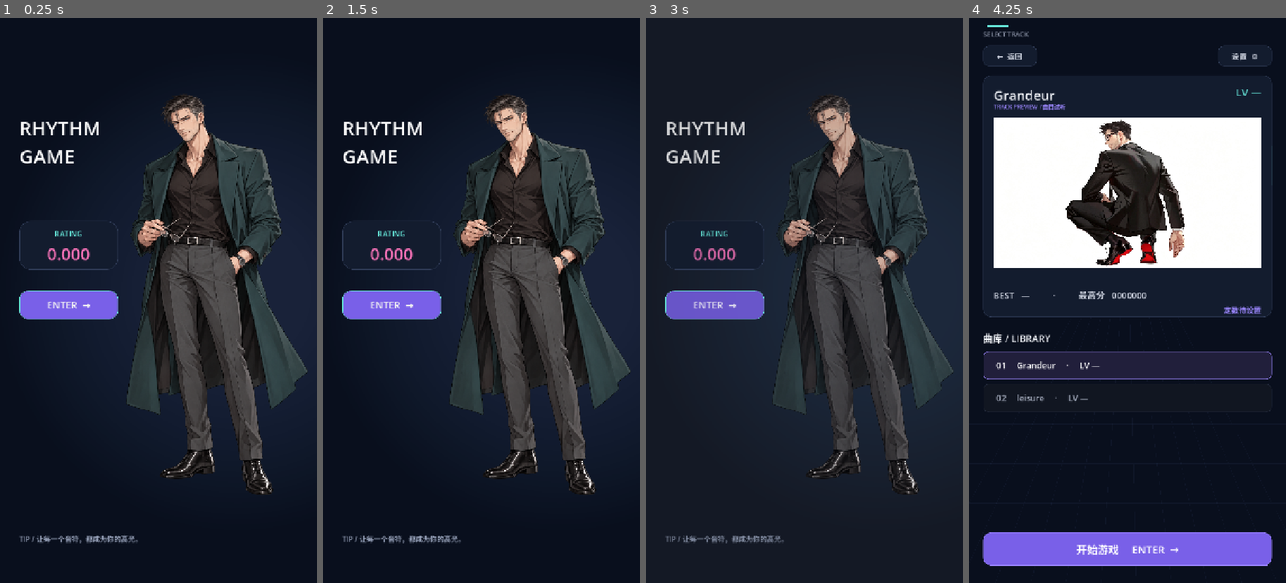
Above: before the commit, frames 1-4 (left to right).
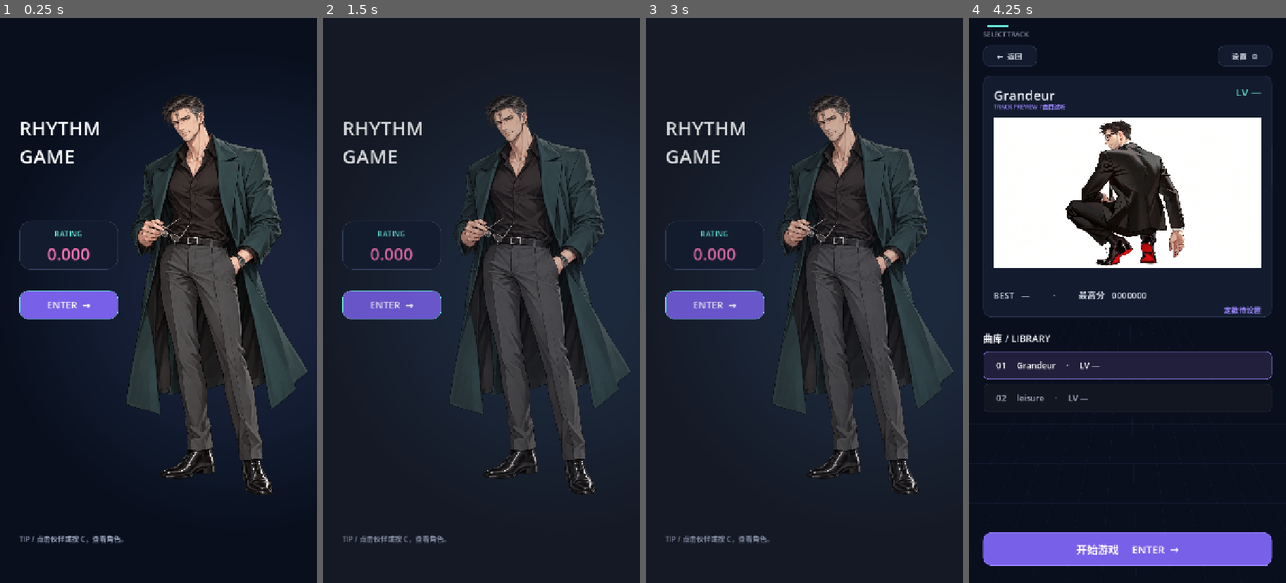
Above: after the commit, the same moments.

Repository: yznhyyg/1
Game: Godot game, scene res://main_menu.tscn
Two runs of this game, one before a commit and one after it. Both use one fixed random seed, a clock stepped at 60 frames per second and the inputs below. This scene is started directly instead of the project's main scene. Sound files missing from this copy of the repository are replaced by a short silence.
Inputs (mouse positions are in pixels of both pictures, inside the frame that each line leads up to):
- Up to frame 1 (0.25 s): no input
- Up to frame 2 (1.5 s): click (538, 294) at 0.52 s; click (364, 63) at 1.25 s, where only the run after the commit has a clickable "← 返回"
- Up to frame 3 (3 s): click "ENTER →" at 2 s; click "← 返回" at 2.75 s
- Up to frame 4 (4.25 s): click "ENTER →" at 3.5 s

The runs differ from the first frame. In frame 1, 0.2% of the frame differs, in the area x 11-44%, y 91-93%; in frame 2, 3.0%, in the area x 6-86%, y 16-93%; in frame 3, 0.2%; in frame 4, nothing differs.

Commit message:
Add extensible character collection and partner selection

Diff:
--- /dev/null
+++ b/characters.gd
@@ -0,0 +1,155 @@
+extends Control
+
+const UI = preload("res://ui/rhythm_ui.gd")
+const Partners = preload("res://partner_system.gd")
+
+var characters: Array[Dictionary] = []
+var selected_id := ""
+var portrait: TextureRect
+var portrait_placeholder: Label
+var name_label: Label
+var title_label: Label
+var quote_label: Label
+var description_label: Label
+var ownership_label: Label
+var count_label: Label
+var status_label: Label
+var action_button: Button
+var list_box: VBoxContainer
+var character_buttons: Array[Button] = []
+
+func _ready() -> void:
+	UI.setup(self, true)
+	characters = Partners.load_catalog()
+	UI.label(self, "PARTNERS / 角色", Rect2(44, 36, 620, 30), 16, UI.CYAN)
+	var back := Button.new()
+	back.text = "← 返回"
+	back.position = Vector2(32, 84)
+	back.size = Vector2(124, 48)
+	back.add_theme_font_size_override("font_size", 18)
+	back.pressed.connect(_back)
+	add_child(back)
+	UI.label(self, "与你同行", Rect2(44, 157, 620, 58), 38)
+	UI.card(self, Rect2(32, 230, 656, 620))
+	portrait = TextureRect.new()
+	portrait.position = Vector2(286, 246)
+	portrait.size = Vector2(400, 592)
+	portrait.expand_mode = TextureRect.EXPAND_IGNORE_SIZE
+	portrait.stretch_mode = TextureRect.STRETCH_KEEP_ASPECT_CENTERED
+	portrait.mouse_filter = Control.MOUSE_FILTER_IGNORE
+	portrait.texture_filter = CanvasItem.TEXTURE_FILTER_LINEAR
+	add_child(portrait)
+	portrait_placeholder = UI.label(self, "立绘待补充", Rect2(400, 478, 240, 40), 20, UI.MUTED)
+	name_label = UI.label(self, "", Rect2(56, 274, 256, 60), 38)
+	name_label.text_overrun_behavior = TextServer.OVERRUN_TRIM_ELLIPSIS
+	title_label = UI.label(self, "", Rect2(56, 336, 256, 54), 18, UI.MUTED)
+	title_label.autowrap_mode = TextServer.AUTOWRAP_WORD_SMART
+	title_label.max_lines_visible = 2
+	quote_label = UI.label(self, "", Rect2(56, 409, 256, 120), 22, UI.CYAN)
+	quote_label.autowrap_mode = TextServer.AUTOWRAP_WORD_SMART
+	quote_label.max_lines_visible = 3
+	description_label = UI.label(self, "", Rect2(56, 560, 256, 184), 17, UI.MUTED)
+	description_label.autowrap_mode = TextServer.AUTOWRAP_WORD_SMART
+	description_label.max_lines_visible = 7
+	ownership_label = UI.label(self, "", Rect2(56, 769, 256, 52), 17, UI.CYAN)
+	ownership_label.autowrap_mode = TextServer.AUTOWRAP_WORD_SMART
+	ownership_label.max_lines_visible = 2
+	UI.label(self, "角色收藏", Rect2(44, 871, 300, 34), 22)
+	count_label = UI.label(self, "", Rect2(432, 874, 244, 30), 17, UI.MUTED)
+	count_label.horizontal_alignment = HORIZONTAL_ALIGNMENT_RIGHT
+	var scroll := ScrollContainer.new()
+	scroll.position = Vector2(32, 922)
+	scroll.size = Vector2(656, 162)
+	scroll.horizontal_scroll_mode = ScrollContainer.SCROLL_MODE_DISABLED
+	add_child(scroll)
+	list_box = VBoxContainer.new()
+	list_box.size_flags_horizontal = Control.SIZE_EXPAND_FILL
+	list_box.add_theme_constant_override("separation", 10)
+	scroll.add_child(list_box)
+	for character in characters:
+		var button := Button.new()
+		button.custom_minimum_size = Vector2(0, 64)
+		button.alignment = HORIZONTAL_ALIGNMENT_LEFT
+		button.add_theme_font_size_override("font_size", 19)
+		button.text_overrun_behavior = TextServer.OVERRUN_TRIM_ELLIPSIS
+		button.pressed.connect(_select.bind(str(character["id"])))
+		list_box.add_child(button)
+		character_buttons.append(button)
+	status_label = UI.label(self, "", Rect2(32, 1098, 656, 44), 17, UI.MUTED)
+	status_label.horizontal_alignment = HORIZONTAL_ALIGNMENT_CENTER
+	status_label.autowrap_mode = TextServer.AUTOWRAP_WORD_SMART
+	action_button = Button.new()
+	action_button.position = Vector2(32, 1160)
+	action_button.size = Vector2(656, 72)
+	UI.primary(action_button)
+	action_button.pressed.connect(_choose_partner)
+	add_child(action_button)
+	var active := Partners.active_character(get_tree())
+	if not active.is_empty():
+		_select(str(active["id"]))
+	elif not characters.is_empty():
+		_select(str(characters[0]["id"]))
+	else:
+		name_label.text = "暂无角色"
+		action_button.text = "暂无可选择的伙伴"
+		action_button.disabled = true
+	if Partners.user_id(get_tree()).is_empty():
+		status_label.text = "登录后即可获得初始伙伴"
+	back.grab_focus()
+	UI.reveal(self)
+
+func _select(id: String) -> void:
+	var character := Partners.get_character(id)
+	if character.is_empty():
+		return
+	selected_id = id
+	name_label.text = str(character.get("name", id))
+	name_label.tooltip_text = name_label.text
+	title_label.text = str(character.get("title", ""))
+	quote_label.text = "“%s”" % str(character.get("quote", "")) if not str(character.get("quote", "")).is_empty() else ""
+	description_label.text = str(character.get("description", ""))
+	var accent := Color.from_string(str(character.get("accent", "#66E7DA")), UI.CYAN)
+	quote_label.add_theme_color_override("font_color", accent)
+	portrait.texture = Partners.portrait_texture(character)
+	portrait_placeholder.visible = portrait.texture == null
+	var owned := Partners.is_owned(get_tree(), id)
+	var active := str(get_tree().get_meta("partner_profile", {}).get("active", "")) if owned else ""
+	var unlock = character.get("unlock", {})
+	var unlock_text := str(unlock.get("description", "等待解锁")) if unlock is Dictionary else "等待解锁"
+	ownership_label.text = "已拥有 · 当前伙伴" if owned and active == id else ("已拥有" if owned else "未拥有 · " + unlock_text)
+	ownership_label.add_theme_color_override("font_color", accent if owned else UI.MUTED)
+	action_button.disabled = not owned or active == id
+	action_button.text = "当前主页伙伴" if owned and active == id else ("设为主页伙伴" if owned else "尚未拥有")
+	_refresh_list()
+
+func _refresh_list() -> void:
+	var count := 0
+	var active := str(Partners.active_character(get_tree()).get("id", ""))
+	for index in characters.size():
+		var character := characters[index]
+		var id := str(character["id"])
+		var owned := Partners.is_owned(get_tree(), id)
+		if owned:
+			count += 1
+		var state := "当前伙伴" if owned and active == id else ("已拥有" if owned else "未解锁")
+		var button := character_buttons[index]
+		button.text = "%s   ·   %s" % [str(character.get("name", id)), state]
+		button.tooltip_text = button.text
+		button.add_theme_stylebox_override("normal", UI.box(Color("#23243D") if id == selected_id else Color("#131C2E"), UI.ACCENT if id == selected_id else Color("#303C57")))
+	count_label.text = "%d / %d 已拥有" % [count, characters.size()]
+
+func _choose_partner() -> void:
+	if action_button.disabled:
+		return
+	if Partners.select_character(get_tree(), selected_id):
+		_select(selected_id)
+		status_label.text = "已将 %s 设为主页伙伴" % name_label.text
+	else:
+		status_label.text = "暂时无法保存伙伴选择，请稍后重试"
+
+func _unhandled_input(event: InputEvent) -> void:
+	if event.is_action_pressed("ui_cancel"):
+		_back()
+
+func _back() -> void:
+	get_tree().change_scene_to_file("res://main_menu.tscn")
--- /dev/null
+++ b/characters.tscn
@@ -0,0 +1,12 @@
+[gd_scene format=3]
+
+[ext_resource type="Script" path="res://characters.gd" id="1"]
+
+[node name="Characters" type="Control"]
+layout_mode = 3
+anchors_preset = 15
+anchor_right = 1.0
+anchor_bottom = 1.0
+grow_horizontal = 2
+grow_vertical = 2
+script = ExtResource("1")
--- /dev/null
+++ b/characters/catalog.json
@@ -0,0 +1,15 @@
+[
+  {
+    "id": "wenxu",
+    "name": "闻序",
+    "title": "节奏的同行者",
+    "description": "沉稳而敏锐，习惯在喧闹中捕捉细微的节拍。比起说教，他更愿意陪你把一首歌练到满意。",
+    "quote": "不必追赶别人，找到你的节奏。",
+    "portrait": "res://assets/characters/wenxu.png",
+    "accent": "#66E7DA",
+    "unlock": {
+      "type": "login",
+      "description": "登录即可获得"
+    }
+  }
+]
--- a/main_menu.gd
+++ b/main_menu.gd
@@ -7,6 +7,7 @@
 var personal_rating_label: Label
 var partner_portrait: TextureRect
 var start_button: Button
+var partner_button: Button
 
 func _ready() -> void:
 	UI.setup(self, true)
@@ -14,7 +15,8 @@
 	# Actual ownership is granted only by the successful login flow.
 	partner_portrait = TextureRect.new()
 	partner_portrait.name = "PartnerPortrait"
-	partner_portrait.texture = load(PartnerSystem.STARTER_PORTRAIT)
+	var character := PartnerSystem.active_character(get_tree())
+	partner_portrait.texture = PartnerSystem.portrait_texture(character)
 	partner_portrait.expand_mode = TextureRect.EXPAND_IGNORE_SIZE
 	partner_portrait.stretch_mode = TextureRect.STRETCH_KEEP_ASPECT_CENTERED
 	partner_portrait.texture_filter = CanvasItem.TEXTURE_FILTER_LINEAR
@@ -26,6 +28,24 @@
 	partner_portrait.offset_top = 164
 	partner_portrait.offset_bottom = 1094
 	add_child(partner_portrait)
+	if partner_portrait.texture == null:
+		UI.label(self, "立绘待补充", Rect2(330, 580, 320, 48), 20, UI.MUTED)
+	# A transparent hit area stays to the right of the home controls.
+	partner_button = Button.new()
+	partner_button.name = "OpenCharacters"
+	partner_button.anchor_left = 1.0
+	partner_button.anchor_right = 1.0
+	partner_button.offset_left = -438
+	partner_button.offset_right = -20
+	partner_button.offset_top = 164
+	partner_button.offset_bottom = 1094
+	partner_button.focus_mode = Control.FOCUS_NONE
+	partner_button.mouse_default_cursor_shape = Control.CURSOR_POINTING_HAND
+	partner_button.tooltip_text = str(character.get("name", "角色")) + " · 查看角色（C）"
+	for state in ["normal", "hover", "pressed", "focus"]:
+		partner_button.add_theme_stylebox_override(state, StyleBoxEmpty.new())
+	partner_button.pressed.connect(_open_characters)
+	add_child(partner_button)
 
 	UI.label(self, "RHYTHM\nGAME", Rect2(44, 218, 244, 156), 44)
 	var songs := RatingSystem.load_catalog()
@@ -50,13 +70,18 @@
 	add_child(start_button)
 	start_button.grab_focus()
 
-	var tip := UI.label(self, "TIP / 让每一个音符，都成为你的高光。", Rect2(44, 1168, 592, 56), 16, UI.MUTED)
+	var tip := UI.label(self, "TIP / 点击伙伴或按 C，查看角色。", Rect2(44, 1168, 592, 56), 16, UI.MUTED)
 	tip.autowrap_mode = TextServer.AUTOWRAP_WORD_SMART
 	UI.reveal(self)
 
 func _unhandled_input(event: InputEvent) -> void:
 	if event.is_action_pressed("ui_accept"):
 		_start_game()
+	elif event is InputEventKey and event.pressed and not event.echo and (event.keycode == KEY_C or event.physical_keycode == KEY_C):
+		_open_characters()
+
+func _open_characters() -> void:
+	get_tree().change_scene_to_file("res://characters.tscn")
 
 func _start_game() -> void:
 	get_tree().change_scene_to_file("res://song_select.tscn")
--- a/partner_system.gd
+++ b/partner_system.gd
@@ -1,19 +1,100 @@
 extends RefCounted
 
+const CATALOG_PATH := "res://characters/catalog.json"
 const STARTER_ID := "wenxu"
 const STARTER_NAME := "闻序"
 const STARTER_PORTRAIT := "res://assets/characters/wenxu.png"
 
-static func grant_starter(tree: SceneTree, storage_directory: String = "user://") -> Dictionary:
+static func load_catalog(path: String = CATALOG_PATH) -> Array[Dictionary]:
+	var characters: Array[Dictionary] = []
+	var file := FileAccess.open(path, FileAccess.READ)
+	if file == null:
+		push_warning("无法读取角色配置：" + path)
+		return characters
+	var saved = JSON.parse_string(file.get_as_text())
+	if not saved is Array:
+		push_warning("角色配置必须是数组：" + path)
+		return characters
+	var seen: Dictionary = {}
+	for item in saved:
+		if not item is Dictionary:
+			continue
+		var id := str(item.get("id", "")).strip_edges()
+		if id.is_empty() or seen.has(id):
+			continue
+		seen[id] = true
+		item["id"] = id
+		characters.append(item)
+	return characters
+
+static func get_character(id: String) -> Dictionary:
+	for character in load_catalog():
+		if str(character.get("id", "")) == id:
+			return character
+	return {}
+
+static func portrait_texture(character: Dictionary) -> Texture2D:
+	var path := str(character.get("portrait", ""))
+	if not path.begins_with("res://") or not ResourceLoader.exists(path):
+		return null
+	var resource = load(path)
+	return resource if resource is Texture2D else null
+
+static func user_id(tree: SceneTree) -> String:
 	var session = tree.get_meta("supabase_session", {})
 	var user = session.get("user", {}) if session is Dictionary else {}
-	var user_id := str(user.get("id", "")) if user is Dictionary else ""
-	if user_id.is_empty():
-		if tree.has_meta("partner_profile"):
-			tree.remove_meta("partner_profile")
+	return str(user.get("id", "")) if user is Dictionary else ""
+
+static func profile_path(tree: SceneTree, storage_directory: String = "user://") -> String:
+	var id := user_id(tree)
+	return "" if id.is_empty() else storage_directory.path_join("partners_" + id.sha256_text() + ".json")
+
+static func _profile(tree: SceneTree) -> Dictionary:
+	var id := user_id(tree)
+	if id.is_empty() or str(tree.get_meta("partner_profile_user", "")) != id:
 		return {}
-	# Only a hash of the account ID is used in the filename; no credentials are stored.
-	var path := storage_directory.path_join("partners_" + user_id.sha256_text() + ".json")
+	var profile = tree.get_meta("partner_profile", {})
+	return profile if profile is Dictionary else {}
+
+static func is_owned(tree: SceneTree, id: String) -> bool:
+	var owned = _profile(tree).get("owned", [])
+	return owned is Array and owned.has(id)
+
+static func active_character(tree: SceneTree) -> Dictionary:
+	var id := str(_profile(tree).get("active", ""))
+	if is_owned(tree, id):
+		var character := get_character(id)
+		if not character.is_empty():
+			return character
+	# Editor/guest previews can show the starter without granting ownership.
+	return get_character(STARTER_ID)
+
+static func _store(tree: SceneTree, profile: Dictionary, storage_directory: String) -> bool:
+	var path := profile_path(tree, storage_directory)
+	if path.is_empty():
+		return false
+	# Write separately before replacing the current file so incomplete writes cannot erase it.
+	var temporary := path + ".tmp"
+	var file := FileAccess.open(temporary, FileAccess.WRITE)
+	if file == null:
+		return false
+	file.store_string(JSON.stringify(profile))
+	file.flush()
+	var error := file.get_error()
+	file.close()
+	if error != OK:
+		DirAccess.remove_absolute(ProjectSettings.globalize_path(temporary))
+		return false
+	return DirAccess.rename_absolute(ProjectSettings.globalize_path(temporary), ProjectSettings.globalize_path(path)) == OK
+
+static func grant_starter(tree: SceneTree, storage_directory: String = "user://") -> Dictionary:
+	var id := user_id(tree)
+	if id.is_empty():
+		for key in ["partner_profile", "partner_profile_user"]:
+			if tree.has_meta(key):
+				tree.remove_meta(key)
+		return {}
+	var path := profile_path(tree, storage_directory)
 	var profile: Dictionary = {}
 	if FileAccess.file_exists(path):
 		var file := FileAccess.open(path, FileAccess.READ)
@@ -21,19 +102,51 @@
 			var saved = JSON.parse_string(file.get_as_text())
 			if saved is Dictionary:
 				profile = saved
-	var owned = profile.get("owned", [])
-	if not owned is Array:
-		owned = []
-	if not owned.has(STARTER_ID):
-		owned.append(STARTER_ID)
+	var previous = profile.get("owned", [])
+	var owned: Array[String] = []
+	if previous is Array:
+		for item in previous:
+			if item is String and not item.is_empty() and not owned.has(item):
+				owned.append(item)
+	var catalog := load_catalog()
+	for character in catalog:
+		var unlock = character.get("unlock", {})
+		if unlock is Dictionary and str(unlock.get("type", "manual")) == "login":
+			var character_id := str(character["id"])
+			if not owned.has(character_id):
+				owned.append(character_id)
 	profile["owned"] = owned
-	# The initial partner is available on every device after login.
-	if str(profile.get("active", "")).is_empty() or not owned.has(profile.get("active")):
-		profile["active"] = STARTER_ID
-	var file := FileAccess.open(path, FileAccess.WRITE)
-	if file != null:
-		file.store_string(JSON.stringify(profile))
-	else:
-		push_warning("伙伴数据暂时无法保存，初始伙伴仍在本次登录中可用。")
+	var active := str(profile.get("active", ""))
+	if not owned.has(active) or get_character(active).is_empty():
+		profile["active"] = ""
+		for character in catalog:
+			if owned.has(str(character["id"])):
+				profile["active"] = str(character["id"])
+				break
+	if not _store(tree, profile, storage_directory):
+		push_warning("角色数据暂时无法保存，登录赠送的角色仍在本次登录中可用。")
 	tree.set_meta("partner_profile", profile)
+	tree.set_meta("partner_profile_user", id)
 	return profile
+
+static func unlock_character(tree: SceneTree, id: String, storage_directory: String = "user://") -> bool:
+	if _profile(tree).is_empty() or get_character(id).is_empty():
+		return false
+	if is_owned(tree, id):
+		return true
+	var profile := _profile(tree).duplicate(true)
+	profile["owned"].append(id)
+	if not _store(tree, profile, storage_directory):
+		return false
+	tree.set_meta("partner_profile", profile)
+	return true
+
+static func select_character(tree: SceneTree, id: String, storage_directory: String = "user://") -> bool:
+	if not is_owned(tree, id) or get_character(id).is_empty():
+		return false
+	var profile := _profile(tree).duplicate(true)
+	profile["active"] = id
+	if not _store(tree, profile, storage_directory):
+		return false
+	tree.set_meta("partner_profile", profile)
+	return true
--- /dev/null
+++ b/tests/test_characters.gd
@@ -0,0 +1,126 @@
+extends SceneTree
+
+const Partners = preload("res://partner_system.gd")
+var checks := 0
+var failures := 0
+
+func _initialize() -> void:
+	call_deferred("run")
+
+func check(condition: bool, message: String) -> void:
+	checks += 1
+	if not condition:
+		failures += 1
+		push_error(message)
+
+func run() -> void:
+	var catalog := Partners.load_catalog()
+	check(not catalog.is_empty(), "character catalog loads")
+	check(Partners.get_character("wenxu").get("name") == "闻序", "starter defined by catalog")
+	var temporary_catalog := OS.get_user_data_dir().path_join("rg_catalog_test_" + str(OS.get_process_id()) + ".json")
+	var catalog_file := FileAccess.open(temporary_catalog, FileAccess.WRITE)
+	catalog_file.store_string(JSON.stringify([{"id": " sample "}, {"id": "sample"}, {"id": ""}, 42]))
+	catalog_file.close()
+	var valid_catalog := Partners.load_catalog(temporary_catalog)
+	check(valid_catalog.size() == 1 and valid_catalog[0]["id"] == "sample", "catalog ignores duplicate/empty IDs and normalizes whitespace")
+	DirAccess.remove_absolute(temporary_catalog)
+
+	var suffix := str(OS.get_process_id()) + "_" + str(Time.get_ticks_usec())
+	set_meta("supabase_session", {"user": {"id": "rg_character_test_a_" + suffix}})
+	var first_path := Partners.profile_path(self)
+	check(not FileAccess.file_exists(first_path), "test does not overwrite an existing profile")
+	if FileAccess.file_exists(first_path):
+		quit(1)
+		return
+	# An old-format save has no version or account metadata and may reference removed characters.
+	var legacy_file := FileAccess.open(first_path, FileAccess.WRITE)
+	legacy_file.store_string(JSON.stringify({"owned": ["wenxu", "future_unknown", "wenxu"], "active": "removed", "cosmetics": {"badge": "legacy"}}))
+	legacy_file.close()
+	var profile := Partners.grant_starter(self)
+	check(profile["owned"].count("wenxu") == 1, "old ownership survives without duplicate starter")
+	check(profile["owned"].has("future_unknown"), "unknown saved ownership retained")
+	check(profile["cosmetics"]["badge"] == "legacy", "unrelated saved fields retained")
+	check(profile["active"] == "wenxu", "invalid saved selection falls back to owned starter")
+	check(Partners.is_owned(self, "wenxu"), "logged-in ownership recognized")
+	check(not Partners.select_character(self, "does_not_exist"), "invalid character cannot be equipped")
+	check(not Partners.unlock_character(self, "does_not_exist"), "invalid character cannot be unlocked")
+	check(Partners.select_character(self, "wenxu"), "owned character selection saves")
+	remove_meta("partner_profile")
+	profile = Partners.grant_starter(self)
+	check(profile["active"] == "wenxu", "selection restored after re-login")
+
+	set_meta("supabase_session", {"user": {"id": "rg_character_test_b_" + suffix}})
+	check(not Partners.is_owned(self, "wenxu"), "switching accounts cannot reuse previous in-memory ownership")
+	check(not Partners.select_character(self, "wenxu"), "selection blocked before loading new account")
+	var second_path := Partners.profile_path(self)
+	check(second_path != first_path and not FileAccess.file_exists(second_path), "second account has separate new save")
+	profile = Partners.grant_starter(self)
+	check(profile["owned"].has("wenxu"), "second login receives starter")
+
+	var extra := Partners.get_character("fixture_partner")
+	if not extra.is_empty():
+		check(not Partners.is_owned(self, "fixture_partner"), "manual character not granted by login")
+		check(not Partners.select_character(self, "fixture_partner"), "locked character cannot be equipped")
+		check(Partners.unlock_character(self, "fixture_partner"), "reward API unlocks configured future character")
+		check(Partners.unlock_character(self, "fixture_partner"), "repeat unlock is idempotent")
+		check(get_meta("partner_profile")["owned"].count("fixture_partner") == 1, "no duplicate reward entry")
+		check(Partners.select_character(self, "fixture_partner"), "second character can be selected")
+		profile = Partners.grant_starter(self)
+		check(profile["active"] == "fixture_partner", "login does not reset chosen character")
+		check(Partners.active_character(self)["portrait"] == extra["portrait"], "active portrait is configured rather than hardcoded")
+	print("Future-character fixture exercised: ", not extra.is_empty())
+
+	var home = load("res://main_menu.tscn").instantiate()
+	root.add_child(home)
+	current_scene = home
+	await process_frame
+	var active := Partners.active_character(self)
+	check(home.partner_portrait.texture.resource_path == str(active["portrait"]), "home displays selected character asset")
+	check(home.partner_button.tooltip_text.begins_with(str(active["name"])), "home click target identifies active partner")
+	check(home.partner_button.get_rect().position.x > home.start_button.get_rect().end.x, "character click target does not cover Enter")
+	home.partner_button.pressed.emit()
+	await process_frame
+	await process_frame
+	check(current_scene != null and current_scene.scene_file_path == "res://characters.tscn", "clicking partner opens character collection")
+	var page = current_scene
+	check(page.character_buttons.size() == catalog.size(), "one list item for every configured character")
+	check(page.name_label.text == str(active["name"]), "detail opens on selected partner")
+	check(page.portrait.texture != null, "detail portrait loads")
+	check(page.action_button.disabled, "current partner already equipped")
+	page._select("wenxu")
+	check(page.name_label.text == "闻序", "detail selection updates name")
+	if not extra.is_empty():
+		check(not page.action_button.disabled, "another owned partner can be equipped")
+		page.action_button.pressed.emit()
+		check(get_meta("partner_profile")["active"] == "wenxu", "UI button changes active character")
+		check(page.action_button.disabled, "UI updates after successful selection")
+	page._back()
+	await process_frame
+	await process_frame
+	check(current_scene != null and current_scene.scene_file_path == "res://main_menu.tscn", "return to home works")
+	check(current_scene.partner_button.tooltip_text.begins_with("闻序"), "home reflects selected character after return")
+	var key := InputEventKey.new()
+	key.keycode = KEY_C
+	key.pressed = true
+	current_scene._unhandled_input(key)
+	await process_frame
+	await process_frame
+	check(current_scene.scene_file_path == "res://characters.tscn", "C shortcut opens collection")
+	current_scene.queue_free()
+	await process_frame
+	remove_meta("supabase_session")
+	Partners.grant_starter(self)
+	check(not Partners.is_owned(self, "wenxu"), "guest does not retain ownership")
+	check(not Partners.select_character(self, "wenxu"), "guest cannot equip")
+	check(not Partners.unlock_character(self, "wenxu"), "guest cannot unlock")
+	var guest_page = load("res://characters.tscn").instantiate()
+	root.add_child(guest_page)
+	await process_frame
+	check(guest_page.action_button.disabled and guest_page.status_label.text.contains("登录"), "guest preview gives login requirement")
+	guest_page.queue_free()
+	await process_frame
+	for path in [first_path, second_path]:
+		DirAccess.remove_absolute(ProjectSettings.globalize_path(path))
+	await create_timer(0.1).timeout
+	print("Character tests: ", checks, " checks, ", failures, " failures")
+	quit(1 if failures > 0 else 0)
Not shown, added: characters.gd.uid
Binary file added: docs/previews/characters_wenxu.png
Binary file changed: docs/previews/home_wenxu.png
Not shown, added: tests/test_characters.gd.uid
Not shown, changed: PARTNERS.md
